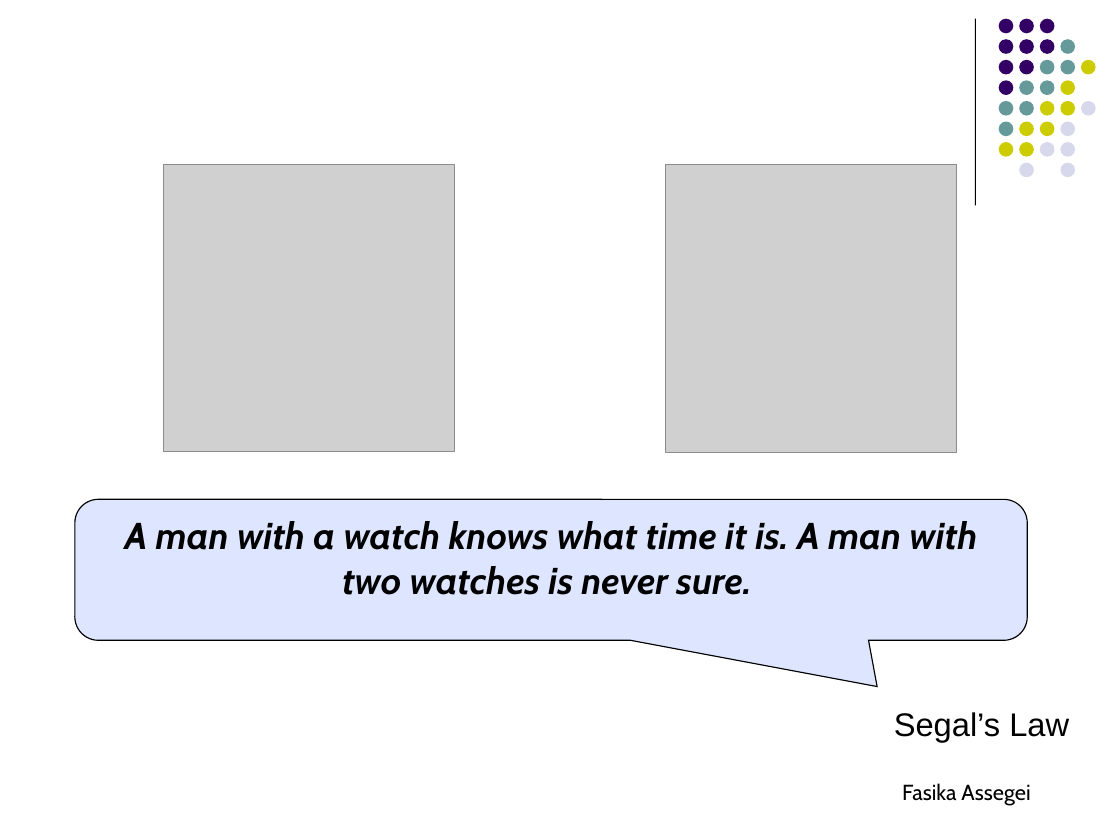
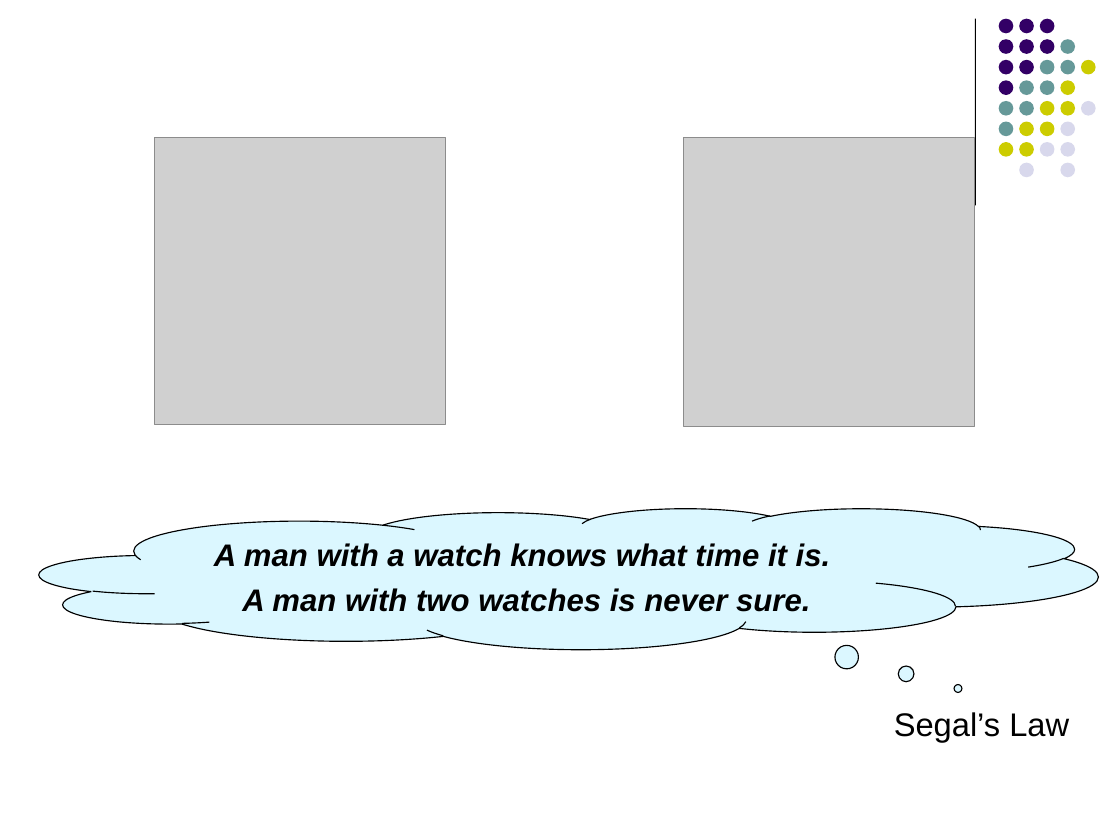
Before and after one commit to fasalex/symposium, a slide deck: slide 1 of Presentation.ppt. Drawn at 1120x840 pixels with LibreOffice and Linux fonts; fonts in the diff are those of the drawing; grey boxes stand for pictures. Boxes give left, top, right and bottom in pixels: in the first picture for what was removed or moved away, otherwise in the second. Text is boxed around its words. In the diff, an @@ line names an element or a change of style, - is before the commit and + after.

```diff
--- a/Presentation.ppt
+++ b/Presentation.ppt
@@ picture: place and size @@
-picture at bbox=[164, 165, 455, 451]
+picture at bbox=[155, 138, 446, 424]
@@ picture: place and size @@
-picture at bbox=[665, 165, 956, 452]
+picture at bbox=[683, 138, 974, 426]
@@ thought cloud "A man with a watch ...": place and size @@
-thought cloud "A man with a watch ..." at bbox=[75, 500, 1027, 641]
+thought cloud "A man with a watch ..." at bbox=[39, 508, 1098, 650]
@@ thought cloud "A man with a watch ..." at bbox=[39, 508, 1098, 650]: rounded speech box to thought cloud; fill #3366FF at 16% opacity to #00CCFF at 14% opacity @@
@@ text in thought cloud at bbox=[214, 543, 831, 612]: text changed; size 24 to 20 pt; font Cabin to Arial @@
-A man with a watch knows what time it is. A man with two watches is never sure.
+A man with a watch knows what time it is.
+A man with two watches is never sure.
@@ text removed at bbox=[902, 783, 1030, 805] @@
-Fasika Assegei
```
Also in this commit, not shown: 28 other slides changed, 13 slides added, 7 slides removed.
